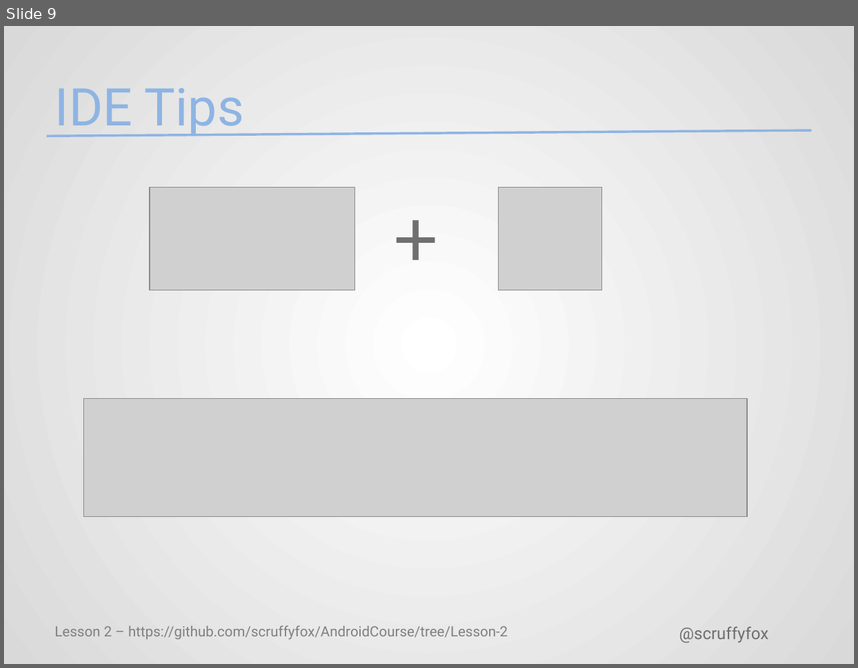
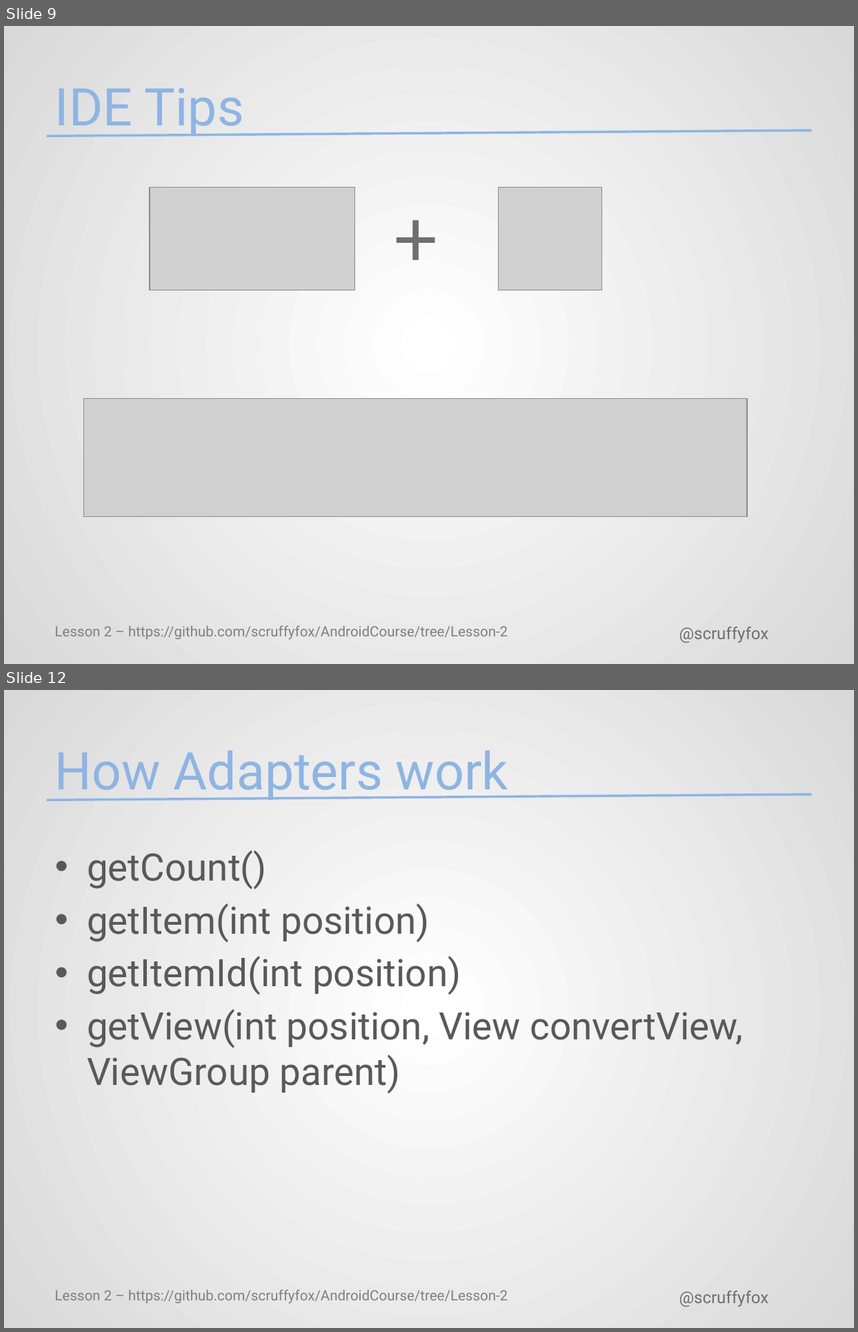
Before and after one commit to scruffyfox/AndroidCourse, a slide deck: pptx/Lesson2.pptx. Shown one above the other, each under a label of ours: slide 9 before the commit, slides 9 and 12 after it; the slides between them are not shown. The pictures are 858x668 and 858x1332 pixels, drawn with LibreOffice and Linux fonts; fonts in the diff are those of the drawing; grey boxes stand for pictures; background and template pictures are left out. Boxes give left, top, right and bottom in pixels: in the first picture for what was removed or moved away, otherwise in the second. Text is boxed around its words. In the diff, an @@ line names an element or a change of style, - is before the commit and + after.

```diff
--- a/pptx/Lesson2.pptx
+++ b/pptx/Lesson2.pptx
@@ slide 12 added at (4,690,854,1328), background gradient #FFFFFF to #D9D9D9; not listed: 3 template elements that a slide beside it also shows @@
@@ title added at (55,750,508,801), 44 pt, text #8EB4E3 @@
+How Adapters work
@@ text added at (87,850,743,1094), 32 pt, text #595959 @@
+• getCount()
+• getItem(int position)
+• getItemId(int position)
+• getView(int position, View convertView, ViewGroup parent)
```
Also in this commit, not shown: 8 other slides added, 1 slide removed.
